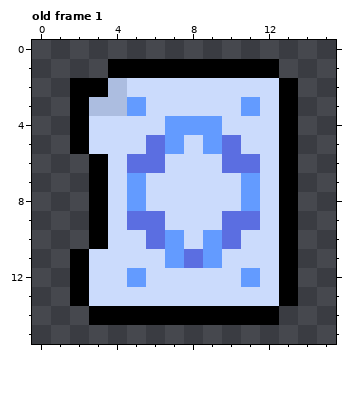
Two states of a pixel-art file, src/_assets/poster.aseprite. The picture above is the old version.
16x16 pixels, 1 frame. Shown: old frame 1. The commit also changed other frames, which this record leaves out.
After:
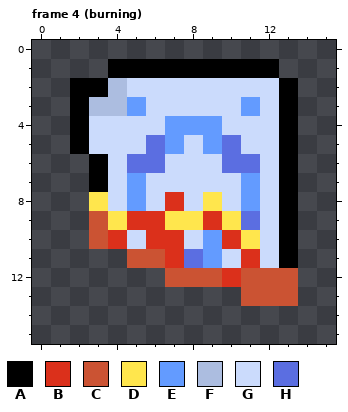
Palette (. is transparent): A #000000  B #db301b  C #cb5333  D #ffe64d  E #639bff  F #acbde0  G #cbdbfc  H #5b6ee1
A new or re-ordered frame is compared with the old frame closest to it.
What changed:
frames 1 -> 8
Frame 4 (burning) is new; against old frame 1:
The edit turns colour E into colour B in rows 10 to 11 at x 7.
The edit turns colour G into colour B in row 8 at x 7; in row 9 at x 9; in row 10 at x 4; in row 11 at x 11; in row 12 at x 10.
The edit turns colour H into colour B in row 9 at x 5 to 6; in row 10 at x 6 and 10.
The edit turns colour A into colour C in rows 9 to 10 at x 3; in rows 12 to 13 at x 13.
The edit turns colour E into colour C in row 12 at x 11.
The edit turns colour G into colour C in row 11 at x 5 to 6; in row 12 at x 7 to 9 and 12; in row 13 at x 11 to 12.
The edit turns colour A into colour D in row 8 at x 3.
The edit turns colour G into colour D in row 8 at x 9; in row 9 at x 4 and 7 to 8; in row 10 at x 11.
The edit turns colour H into colour D in row 9 at x 10.
Colour A is gone in rows 11 to 13 at x 2; in row 14 at x 3 to 12.
Colour E is gone in row 12 at x 5.
Colour G is gone in row 11 at x 3 to 4; in row 12 at x 3 to 4 and 6; in row 13 at x 3 to 10.
Changed places in both pictures, as pixel boxes (x1, y1, x2, y2):
changed: (70, 192, 298, 325)
